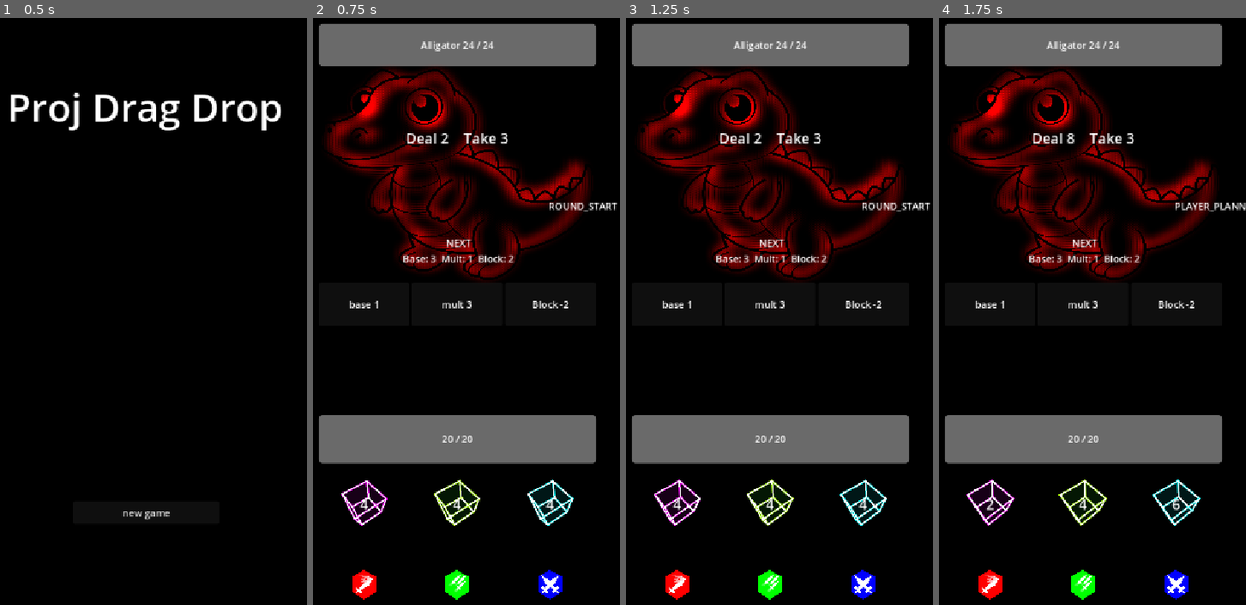
Above: before the commit, frames 1-4 (left to right).
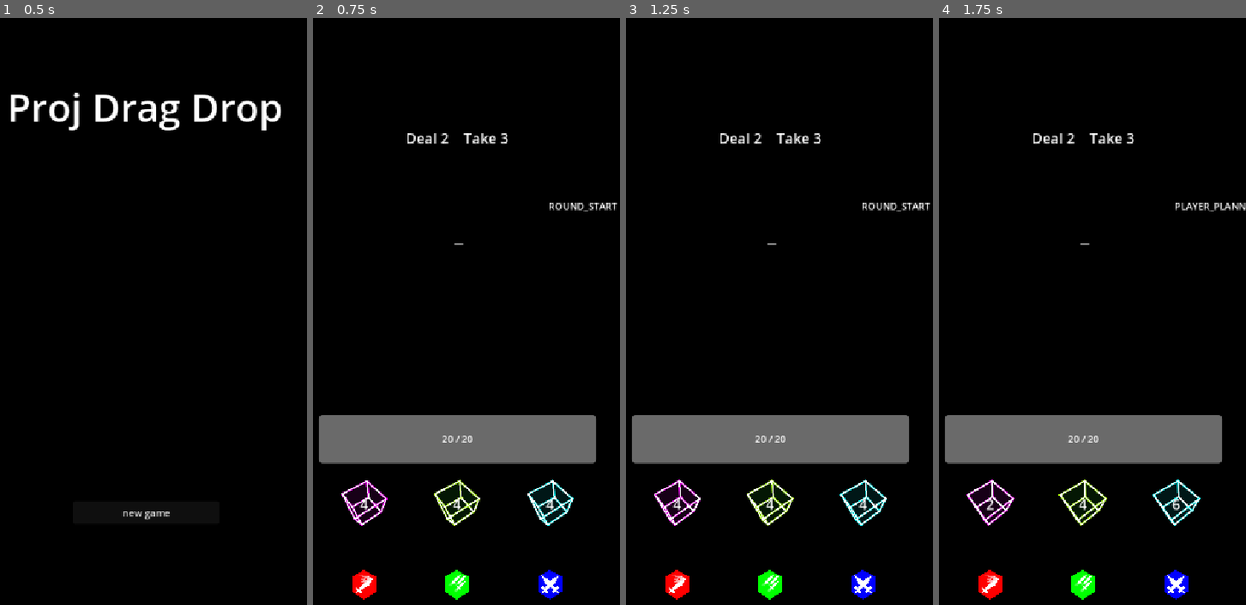
Above: after the commit, the same moments.

Repository: SeeCats/Drag-and-Drop
Game: Godot game, scene res://MainUI/main_menu/main_menu.tscn
The game is run twice, just before and just after one commit, with the same random seed, the same clock (stepped at 60 frames per second) and the same inputs.
Inputs (mouse positions are in pixels of both pictures, inside the frame that each line leads up to):
- Up to frame 1 (0.5 s): no input
- Up to frame 2 (0.75 s): click "new game" at 0.5 s
- Up to frame 3 (1.25 s): no input
- Up to frame 4 (1.75 s): tap Enter at 1.25 s; move the mouse to (1153, 311) at 1.27 s; press the mouse at (1153, 311) at 1.28 s

Frame 1 is identical in both runs. In frame 2, 18% of the frame differs, in the area x 1-93%, y 1-50%; in frame 3, 18%; in frame 4, 18%.
Error after the commit: Invalid call. Nonexistent function 'instantiate' in base 'Resource (MonsterResource)'. (res://character/monster/monster_spawner.gd:14)

Commit message:
MonsterResource

Diff:
--- a/Globals/encounter.gd
+++ b/Globals/encounter.gd
@@ -1,14 +1,14 @@
 extends Node
 
-# External "next monster" selector (autoload "Encounter").
-# Run/encounter logic sets `next_monster` before combat loads; the spawner reads
-# it. Defaults to slime so combat works without any selection logic yet.
+# "Next monster" selector (autoload "Encounter"). Run logic sets current_monster_order;
+# the rework spawner reads next_monster (a MonsterResource) and feeds it to a Monster node.
+# Loosely typed on purpose so the legacy PackedScene spawner doesn't fail to compile.
 
-var slime : PackedScene = preload("res://character/monster/slime/slime.tscn")
-var ghost : PackedScene =  preload("res://character/monster/ghost/ghost.tscn")
-var alien : PackedScene =  preload("res://character/monster/alien/alien.tscn")
-var alligator : PackedScene = preload("res://character/monster/alligator/alligator.tscn")
-
+var slimeboss = preload("res://character/monster/slimebosss/slimeboss.tres")
+var slime = preload("res://character/monster/slime/slime.tres")
+var ghost = preload("res://character/monster/ghost/ghost.tres")
+var alien = preload("res://character/monster/alien/alien.tres")
+var alligator = preload("res://character/monster/alligator/alligator.tres")
 
 var current_monster_order : int
 var monster_list = [
@@ -18,6 +18,6 @@
 	slime,
 ]
 
-var next_monster : PackedScene:
+var next_monster:
 	get:
 		return monster_list[current_monster_order % monster_list.size()]
--- a/MainUI/combat_ui/rework/combat_rework.gd
+++ b/MainUI/combat_ui/rework/combat_rework.gd
@@ -29,6 +29,7 @@
 var _monster_max_hp : int = 14
 var _player_hp : int = 20
 var _player_max_hp : int = 20
+var _monster : Monster   # spawned from a MonsterResource; the rework reads its pattern + hp
 
 # --- dumb view refs ---------------------------------------------------------
 @onready var _slots : Array[DiceSlot] = [
@@ -54,6 +55,7 @@
 	_confirm_button.pressed.connect(commit)
 	roll_dice()      # controller owns rolling now (rework dice don't self-roll)
 	_snapshot()
+	_spawn_monster()
 	render()
 
 
@@ -61,7 +63,7 @@
 # Repaint from current state. _resolve() folds the swap gamble into min/max ranges.
 func render() -> void:
 	_push_dice()
-	_chip_row.set_roll(CurrentRoll.current_monster_roll_list)
+	_chip_row.set_roll(_monster_roll())
 	var r : Dictionary = _resolve()
 	_push_deal(r)
 	_push_subs(r)
@@ -103,10 +105,12 @@
 
 # Rings: bright = sure survivors, middle = uncertain (gamble range), dim = sure loss.
 func _push_rings(r: Dictionary) -> void:
-	_scouter_ring.set_hp_range(_monster_hp, r.deal[0], r.deal[1], _monster_max_hp)
-	var monster_lo : int = maxi(_monster_hp - r.deal[1], 0)
-	var monster_hi : int = maxi(_monster_hp - r.deal[0], 0)
-	_hp_text.text = "[center]hp %d → %s[/center]" % [_monster_hp, _range_str(monster_lo, monster_hi)]
+	var mhp : int = _monster.hp.current_hp if _monster and _monster.hp else _monster_hp
+	var mmax : int = _monster.hp.max_hp if _monster and _monster.hp else _monster_max_hp
+	_scouter_ring.set_hp_range(mhp, r.deal[0], r.deal[1], mmax)
+	var monster_lo : int = maxi(mhp - r.deal[1], 0)
+	var monster_hi : int = maxi(mhp - r.deal[0], 0)
+	_hp_text.text = "[center]hp %d → %s[/center]" % [mhp, _range_str(monster_lo, monster_hi)]
 	_hp_ring.set_hp_range(_player_hp, r.take[0], r.take[1], _player_max_hp)
 
 
@@ -170,10 +174,26 @@
 	_reset_pending()
 
 
+# Spawns the lean Monster, fed by the current MonsterResource (set before it enters the tree).
+func _spawn_monster() -> void:
+	_monster = preload("res://character/monster/Monster.tscn").instantiate() as Monster
+	_monster.data = Encounter.next_monster
+	add_child(_monster)
+
+
+# The monster's intended roll [base, mult, anti, anti_type], read from its pattern (the owner).
+func _monster_roll() -> Array:
+	if _monster and _monster.current_pattern:
+		var p : Pattern = _monster.current_pattern
+		return [p.base, p.mult, p.anti, p.anti_type]
+	return CurrentRoll.current_monster_roll_list
+
+
 # Resolves the outcome over the pending die's 1..6 (or once if none); returns min/max ranges.
 func _resolve() -> Dictionary:
 	var slot : int = _pending_slot()
 	var trials : Array = [1, 2, 3, 4, 5, 6] if slot != -1 else [-1]
+	var monster_roll : Array = _monster_roll()
 	var deal : Array[int] = []
 	var take : Array[int] = []
 	var per_hit : Array[int] = []
@@ -183,7 +203,7 @@
 		if slot != -1:
 			vals[slot] = v
 		var roll : Array = CurrentRoll.get_roll_from_dice(vals, _elements)
-		var o : Dictionary = CurrentRoll.compute_outcome(roll, CurrentRoll.current_monster_roll_list)
+		var o : Dictionary = CurrentRoll.compute_outcome(roll, monster_roll)
 		deal.append(o.player.total)
 		take.append(o.monster.total)
 		per_hit.append(o.player.per_hit)
--- /dev/null
+++ b/character/monster/Monster.tscn
@@ -0,0 +1,13 @@
+[gd_scene format=3 uid="uid://d2uvytbd7o2fj"]
+
+[ext_resource type="Script" uid="uid://dejufjfkb86ps" path="res://character/monster/monster.gd" id="1_730ds"]
+[ext_resource type="PackedScene" uid="uid://c0r8nlvy33p64" path="res://character/Hp/hp_bar.tscn" id="1_j6bn2"]
+[ext_resource type="Resource" path="res://character/monster/slime/slime.tres" id="2_n40xw"]
+
+[node name="Monster" type="Node" unique_id=1257149236 node_paths=PackedStringArray("hp")]
+script = ExtResource("1_730ds")
+data = ExtResource("2_n40xw")
+hp = NodePath("HpBar")
+
+[node name="HpBar" parent="." unique_id=2040145802 instance=ExtResource("1_j6bn2")]
+visible = false
--- /dev/null
+++ b/character/monster/alien/alien.tres
@@ -0,0 +1,12 @@
+[gd_resource type="Resource" script_class="MonsterResource" load_steps=5 format=3]
+
+[ext_resource type="Script" uid="uid://k3dthoavmsp4" path="res://character/monster/monster_resource/monster_resource.gd" id="1_mres"]
+[ext_resource type="Script" uid="uid://c8kxp3x8jkr5q" path="res://character/monster/pattern/pattern.gd" id="2_ptn"]
+[ext_resource type="Resource" uid="uid://djfv4u5cbm4fi" path="res://character/monster/alien/alien_pattern1.tres" id="3_p1"]
+[ext_resource type="Resource" uid="uid://bf4tdcnqt3pfw" path="res://character/monster/alien/alien_pattern2.tres" id="4_p2"]
+
+[resource]
+script = ExtResource("1_mres")
+monster_name = "Alien"
+max_hp = 10
+pattern_list = Array[ExtResource("2_ptn")]([ExtResource("3_p1"), ExtResource("4_p2")])
--- /dev/null
+++ b/character/monster/alligator/alligator.tres
@@ -0,0 +1,12 @@
+[gd_resource type="Resource" script_class="MonsterResource" load_steps=5 format=3]
+
+[ext_resource type="Script" uid="uid://k3dthoavmsp4" path="res://character/monster/monster_resource/monster_resource.gd" id="1_mres"]
+[ext_resource type="Script" uid="uid://c8kxp3x8jkr5q" path="res://character/monster/pattern/pattern.gd" id="2_ptn"]
+[ext_resource type="Resource" uid="uid://c0cxmbp31rbir" path="res://character/monster/alligator/alligator_pattern1.tres" id="3_p1"]
+[ext_resource type="Resource" uid="uid://bgb4en3ikedtg" path="res://character/monster/alligator/alligator_pattern2.tres" id="4_p2"]
+
+[resource]
+script = ExtResource("1_mres")
+monster_name = "Alligator"
+max_hp = 24
+pattern_list = Array[ExtResource("2_ptn")]([ExtResource("3_p1"), ExtResource("4_p2")])
--- /dev/null
+++ b/character/monster/ghost/ghost.tres
@@ -0,0 +1,14 @@
+[gd_resource type="Resource" script_class="MonsterResource" load_steps=7 format=3]
+
+[ext_resource type="Script" uid="uid://k3dthoavmsp4" path="res://character/monster/monster_resource/monster_resource.gd" id="1_mres"]
+[ext_resource type="Script" uid="uid://c8kxp3x8jkr5q" path="res://character/monster/pattern/pattern.gd" id="2_ptn"]
+[ext_resource type="Resource" uid="uid://j7tuq25h1jvk" path="res://character/monster/ghost/ghost_pattern1.tres" id="3_p1"]
+[ext_resource type="Resource" uid="uid://dat2rvo7rqs3j" path="res://character/monster/ghost/ghost_pattern3.tres" id="4_p3"]
+[ext_resource type="Resource" uid="uid://bxj2ms3po86o5" path="res://character/monster/ghost/ghost_pattern2.tres" id="5_p2"]
+[ext_resource type="Resource" uid="uid://oumbp81y0wwu" path="res://character/monster/ghost/ghost_pattern4.tres" id="6_p4"]
+
+[resource]
+script = ExtResource("1_mres")
+monster_name = "Ghost"
+max_hp = 20
+pattern_list = Array[ExtResource("2_ptn")]([ExtResource("3_p1"), ExtResource("4_p3"), ExtResource("5_p2"), ExtResource("6_p4")])
--- a/character/monster/monster.gd
+++ b/character/monster/monster.gd
@@ -2,22 +2,25 @@
 class_name Monster
 
 @export var monster_name : String = "Slime"
+@export var data : MonsterResource   # when set, overrides the fields below (rework path); null = legacy
 var current_round : int:
 	set(new_value):
 		current_round = new_value
 		current_pattern = pattern_list[current_round % pattern_list.size()]
 @export var pattern_list : Array[Pattern]
 var current_pattern : Pattern
-@onready var current_roll: HBoxContainer = $VBar/CurrentRoll
+@onready var current_roll = get_node_or_null("VBar/CurrentRoll")   # legacy roll display; absent in the lean rework Monster
 
 
 
 func _ready() -> void:
 	super()
+	_load_data()
 	hp.label.set("monster_name", monster_name)   # name shows on this monster's HP bar only
 	current_pattern = pattern_list[current_round]
 	update_roll()
-	current_roll.update_text()
+	if current_roll:
+		current_roll.update_text()
 	GlobalSignal.player_attacked.connect(monster_hit)
 	# Announce as soon as monster_attacked fires — at that point the FSM has
 	# computed damage but hasn't yet cascaded into CHECK_DEFEAT / ROUND_START
@@ -27,6 +30,17 @@
 # Called every frame. 'delta' is the elapsed time since the previous frame.
 func _process(_delta: float) -> void:
 	pass
+
+# Pulls static fields from the MonsterResource when one is assigned (rework path).
+# Legacy scenes leave `data` null and keep their baked @export fields.
+func _load_data() -> void:
+	if not data:
+		return
+	monster_name = data.monster_name
+	pattern_list = data.pattern_list
+	if hp:
+		hp.max_hp = data.max_hp
+		hp.current_hp = data.max_hp
 
 func round_start():
 	super()
--- /dev/null
+++ b/character/monster/monster_resource/monster_resource.gd
@@ -0,0 +1,10 @@
+extends Resource
+class_name MonsterResource
+
+# Static, authored monster data. Runtime state (current_hp, current_round, current_pattern)
+
+
+@export var monster_name : String = "Slime"
+@export var texture : Texture2D
+@export var max_hp : int = 25
+@export var pattern_list : Array[Pattern] = []
--- /dev/null
+++ b/character/monster/slime/slime.tres
@@ -0,0 +1,18 @@
+[gd_resource type="Resource" script_class="MonsterResource" format=3 uid="uid://dvotukj7ye4ro"]
+
+[ext_resource type="Script" uid="uid://k3dthoavmsp4" path="res://character/monster/monster_resource/monster_resource.gd" id="1_mres"]
+[ext_resource type="Script" uid="uid://c8kxp3x8jkr5q" path="res://character/monster/pattern/pattern.gd" id="2_ptn"]
+[ext_resource type="Resource" uid="uid://k8e2s6vd017f" path="res://character/monster/slime/slime_patternb.tres" id="4_pb"]
+[ext_resource type="Resource" uid="uid://csklla27ja7el" path="res://character/monster/slime/slime_pattern2.tres" id="5_p2"]
+[ext_resource type="Resource" uid="uid://ccvql6ovo0s7j" path="res://character/monster/slime/slime_pattern3.tres" id="6_p3"]
+[ext_resource type="Texture2D" uid="uid://bkesy1modryic" path="res://assets/icon/edurs34-minecraft-8036149.png" id="7_brq6d"]
+[ext_resource type="Resource" uid="uid://diw3oeyqf4hoq" path="res://character/monster/slime/slime_pattern4.tres" id="7_p4"]
+
+[sub_resource type="Resource" id="Resource_auq4g"]
+script = ExtResource("2_ptn")
+metadata/_custom_type_script = "uid://c8kxp3x8jkr5q"
+
+[resource]
+script = ExtResource("1_mres")
+texture = ExtResource("7_brq6d")
+pattern_list = Array[ExtResource("2_ptn")]([SubResource("Resource_auq4g"), ExtResource("4_pb"), ExtResource("5_p2"), ExtResource("6_p3"), ExtResource("7_p4")])
--- /dev/null
+++ b/character/monster/slimebosss/slimeboss.tres
@@ -0,0 +1,12 @@
+[gd_resource type="Resource" script_class="MonsterResource" load_steps=5 format=3]
+
+[ext_resource type="Script" uid="uid://k3dthoavmsp4" path="res://character/monster/monster_resource/monster_resource.gd" id="1_mres"]
+[ext_resource type="Script" uid="uid://c8kxp3x8jkr5q" path="res://character/monster/pattern/pattern.gd" id="2_ptn"]
+[ext_resource type="Resource" uid="uid://c1wptyq6icp8i" path="res://character/monster/slimebosss/slime_pattern1.tres" id="3_p1"]
+[ext_resource type="Resource" uid="uid://bkj5u7pf364lt" path="res://character/monster/slimebosss/slime_pattern2.tres" id="4_p2"]
+
+[resource]
+script = ExtResource("1_mres")
+monster_name = "Slime Boss"
+max_hp = 20
+pattern_list = Array[ExtResource("2_ptn")]([ExtResource("3_p1"), ExtResource("4_p2")])
Not shown, added: character/monster/monster_resource/monster_resource.gd.uid
